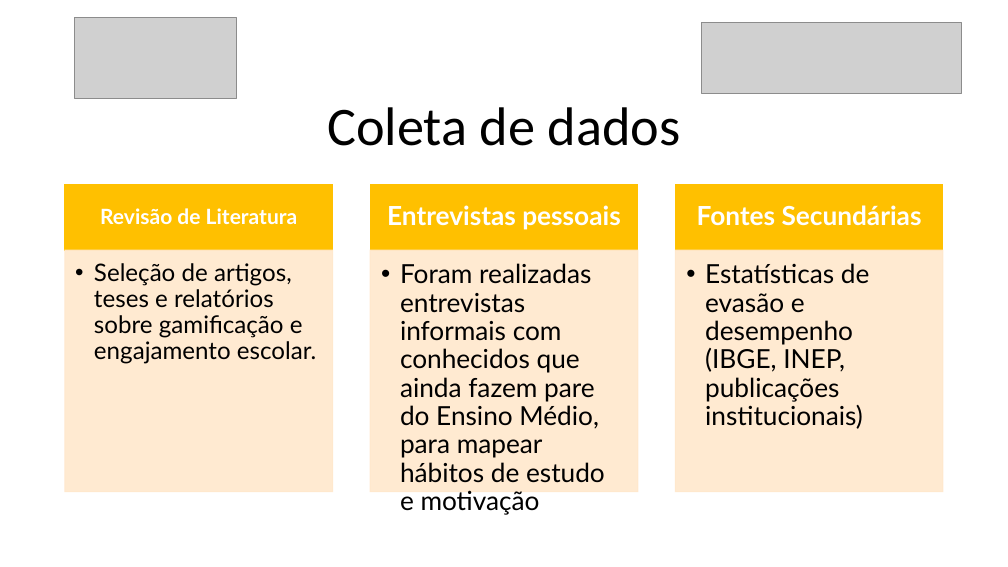
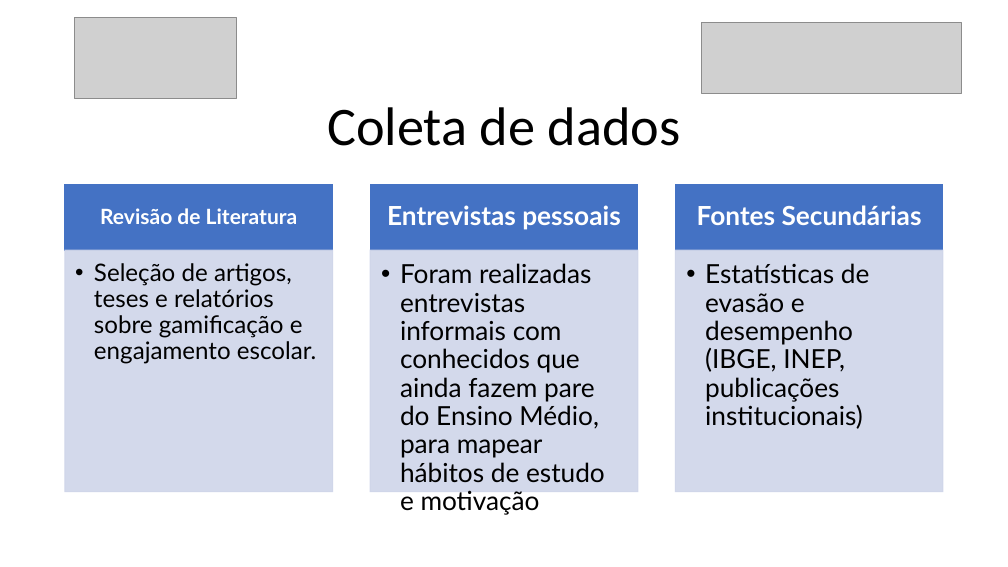
Before and after one commit to danilovaz7/curso-tecnico, a slide deck: slide 10 of liceu/3semestre/projeto integrador/tcc slide.pptx. Drawn at 1008x567 pixels with LibreOffice and Linux fonts; fonts in the diff are those of the drawing; grey boxes stand for pictures. Boxes give left, top, right and bottom in pixels: in the first picture for what was removed or moved away, otherwise in the second. Text is boxed around its words. In the diff, an @@ line names an element or a change of style, - is before the commit and + after.

```diff
--- a/liceu/3semestre/projeto integrador/tcc slide.pptx
+++ b/liceu/3semestre/projeto integrador/tcc slide.pptx
@@ fill #FFC000 to #4472C4; outline #FFC000 1 pt to #4472C4 1 pt in 3 elements at (x1=65, y1=185, x2=333, y2=250), (x1=371, y1=185, x2=638, y2=250), (x1=675, y1=185, x2=943, y2=250) @@
@@ fill #FFE8CC at 90% opacity to #CFD5EA at 90% opacity; outline #FFE8CC 1 pt to #CFD5EA 1 pt in 3 elements at (x1=65, y1=250, x2=333, y2=492), (x1=371, y1=250, x2=638, y2=492), (x1=675, y1=250, x2=943, y2=492) @@
```
Also in this commit, not shown: 9 other slides changed.
